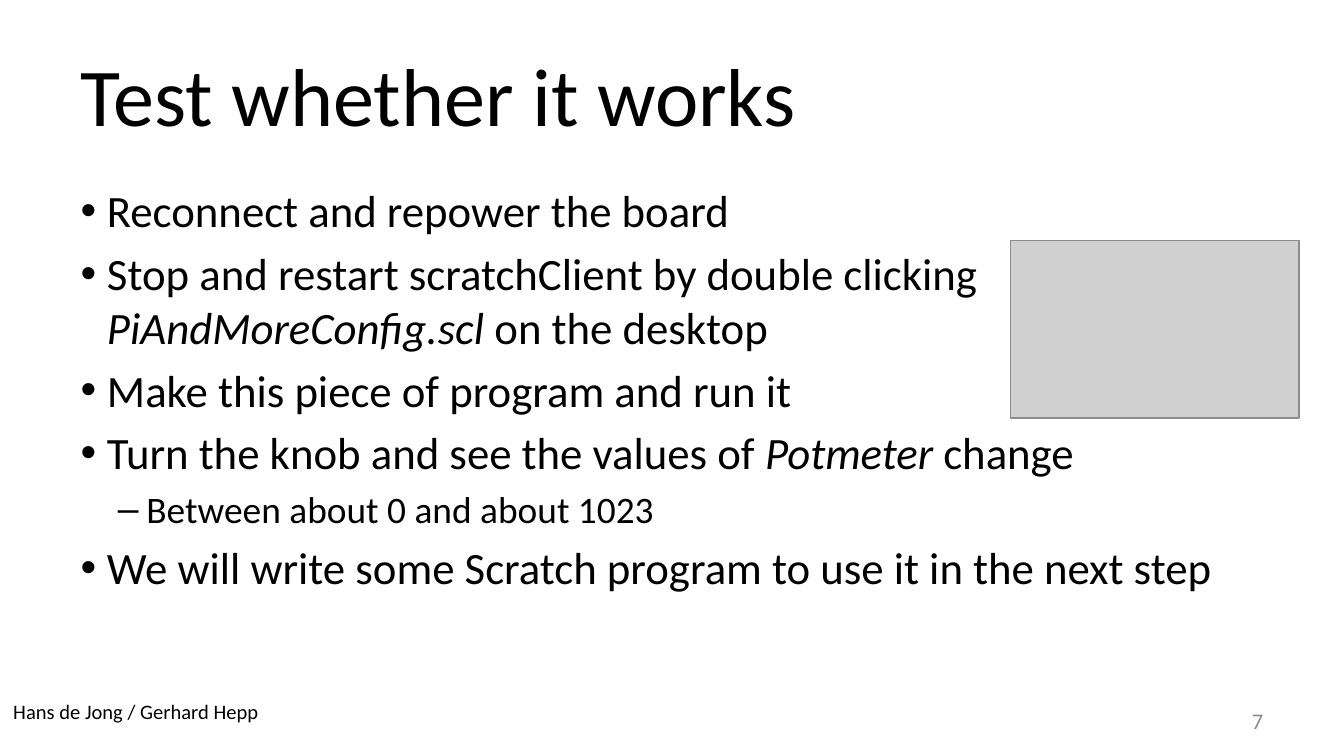
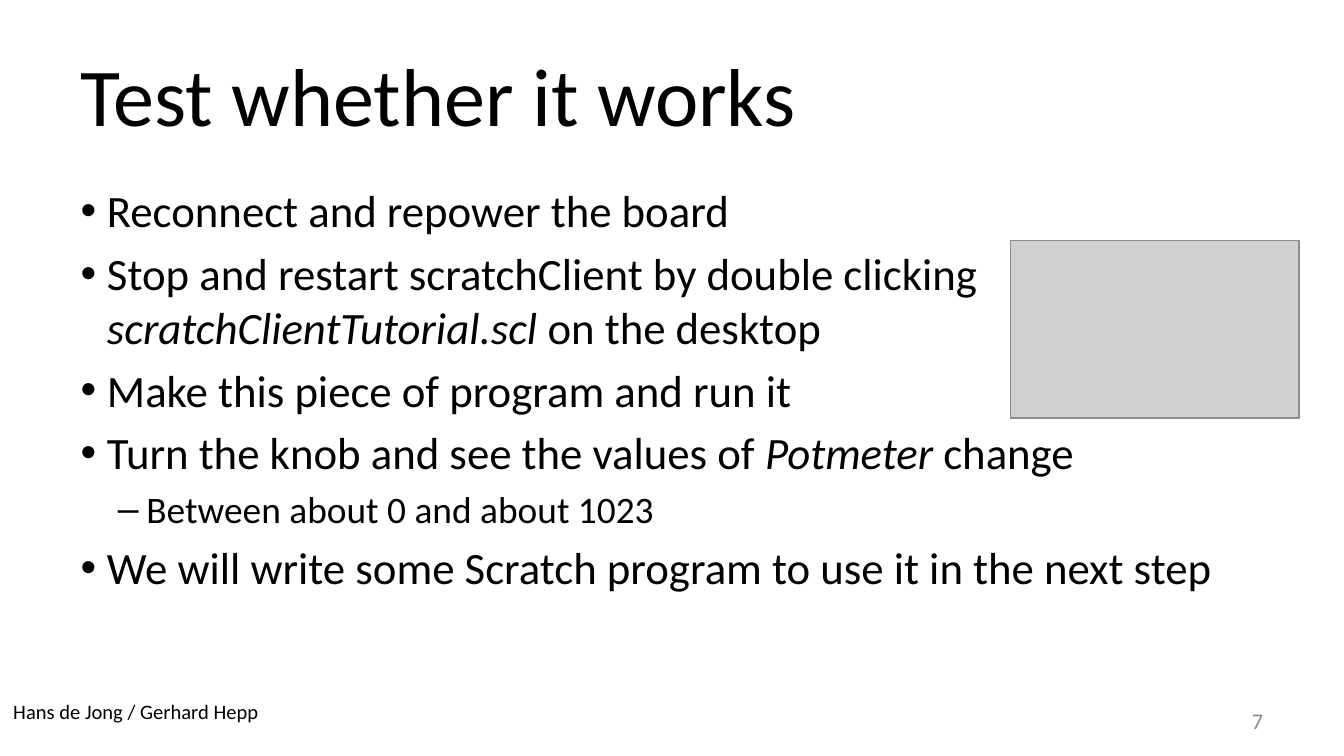
Before and after one commit to hansdejongehv/scratchClient-Tutorials, a slide deck: slide 7 of scratchClientTutorial/UK---English/UK - 2 - scratchCl Intermediate Tutorial.pptx. Drawn at 1344x756 pixels with LibreOffice and Linux fonts; fonts in the diff are those of the drawing; grey boxes stand for pictures; background and template pictures are left out. Boxes give left, top, right and bottom in pixels: in the first picture for what was removed or moved away, otherwise in the second. Text is boxed around its words. In the diff, an @@ line names an element or a change of style, - is before the commit and + after.

Commit message:
Update of the tutorials

```diff
--- a/scratchClientTutorial/UK---English/UK - 2 - scratchCl Intermediate Tutorial.pptx
+++ b/scratchClientTutorial/UK---English/UK - 2 - scratchCl Intermediate Tutorial.pptx
@@ text at box(107, 259, 977, 352): text changed @@
-• Stop and restart scratchClient by double clicking PiAndMoreConfig.scl on the desktop
+• Stop and restart scratchClient by double clicking scratchClientTutorial.scl on the desktop
```
Also in this commit, not shown: 8 other slides changed, 41 other files.
